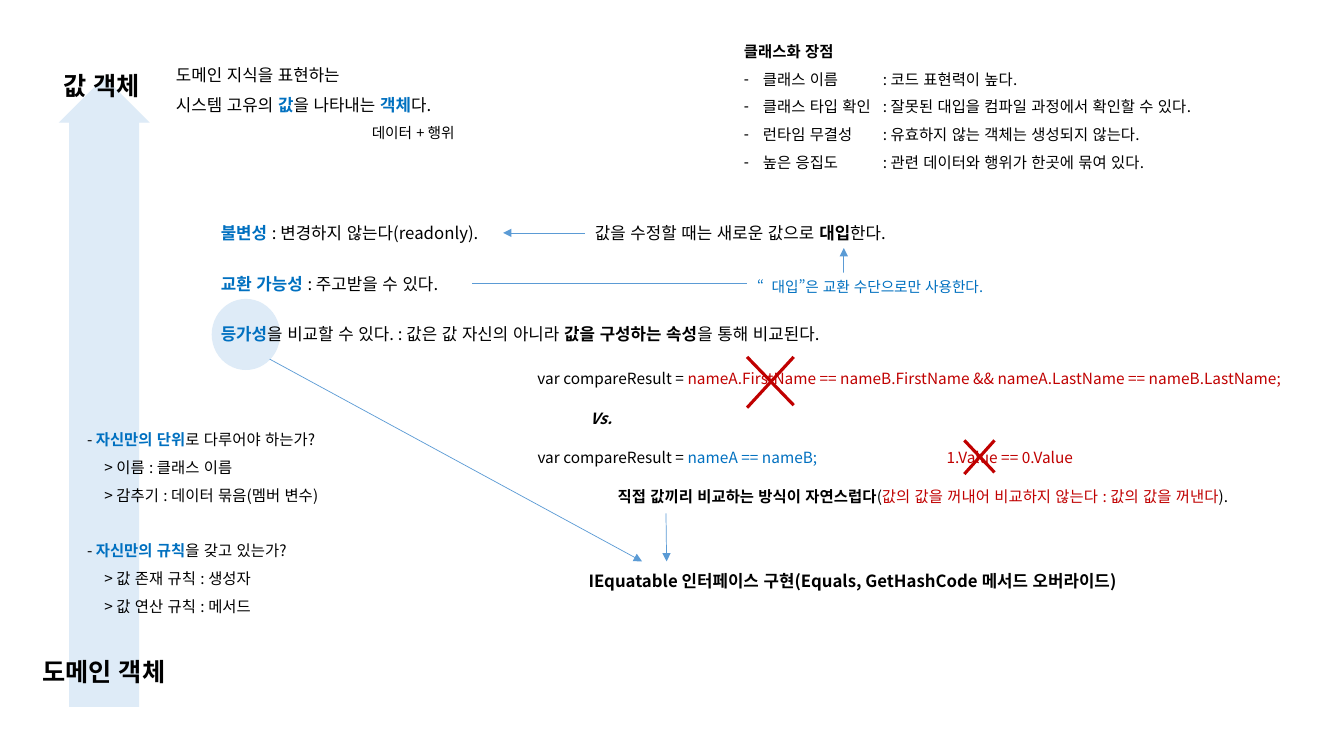
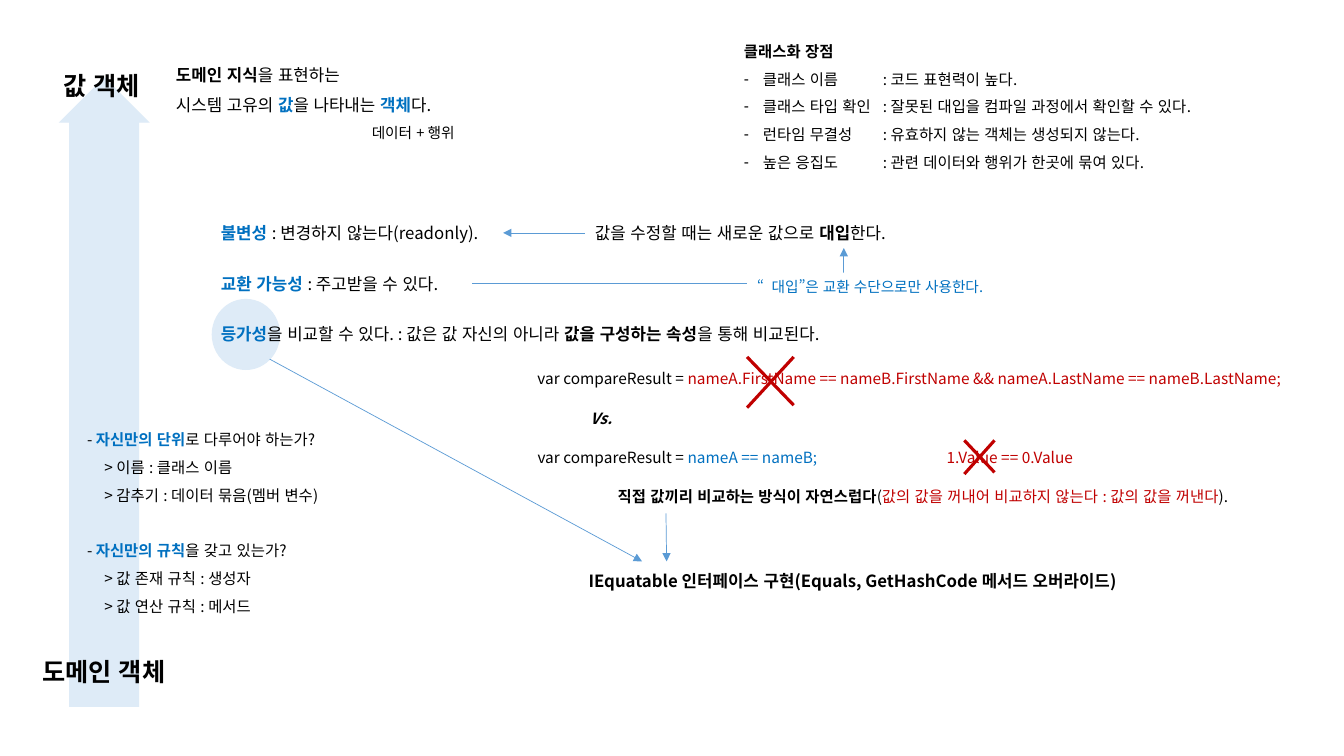
Before and after one commit to hhko/Learning, a slide deck: slide 2 of Books/DDDGuide/Docs/DDDGuide.pptx. Drawn at 1344x756 pixels with LibreOffice and Linux fonts; fonts in the diff are those of the drawing. Boxes give left, top, right and bottom in pixels: in the first picture for what was removed or moved away, otherwise in the second. Text is boxed around its words. In the diff, an @@ line names an element or a change of style, - is before the commit and + after.

```diff
--- a/Books/DDDGuide/Docs/DDDGuide.pptx
+++ b/Books/DDDGuide/Docs/DDDGuide.pptx
@@ text at <box>176,67,340,83</box>: bold on in "도메인 지식을" @@
```
Also in this commit, not shown: 1 other slide changed, 1 slide added, 14 other files.
